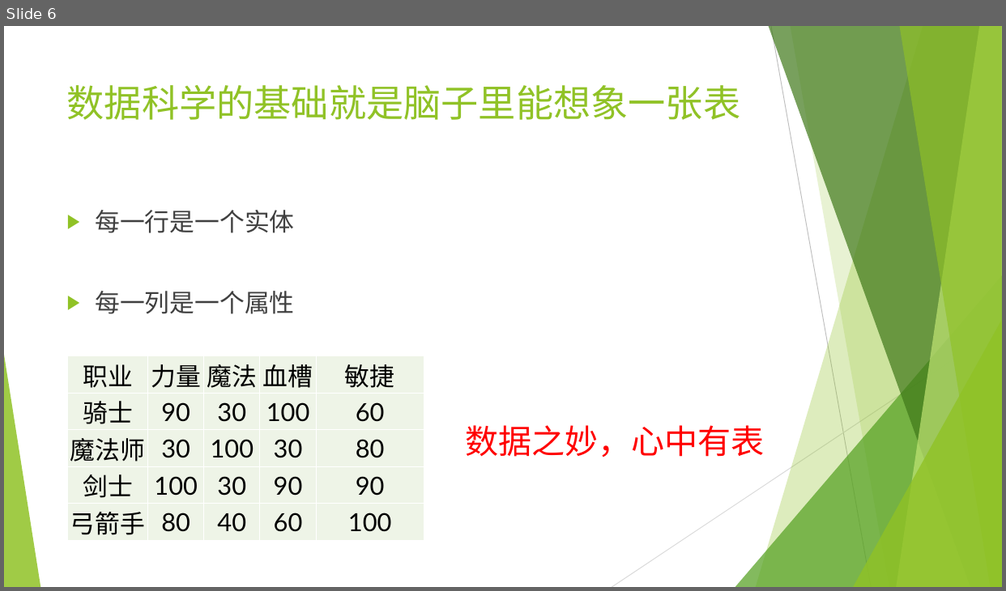
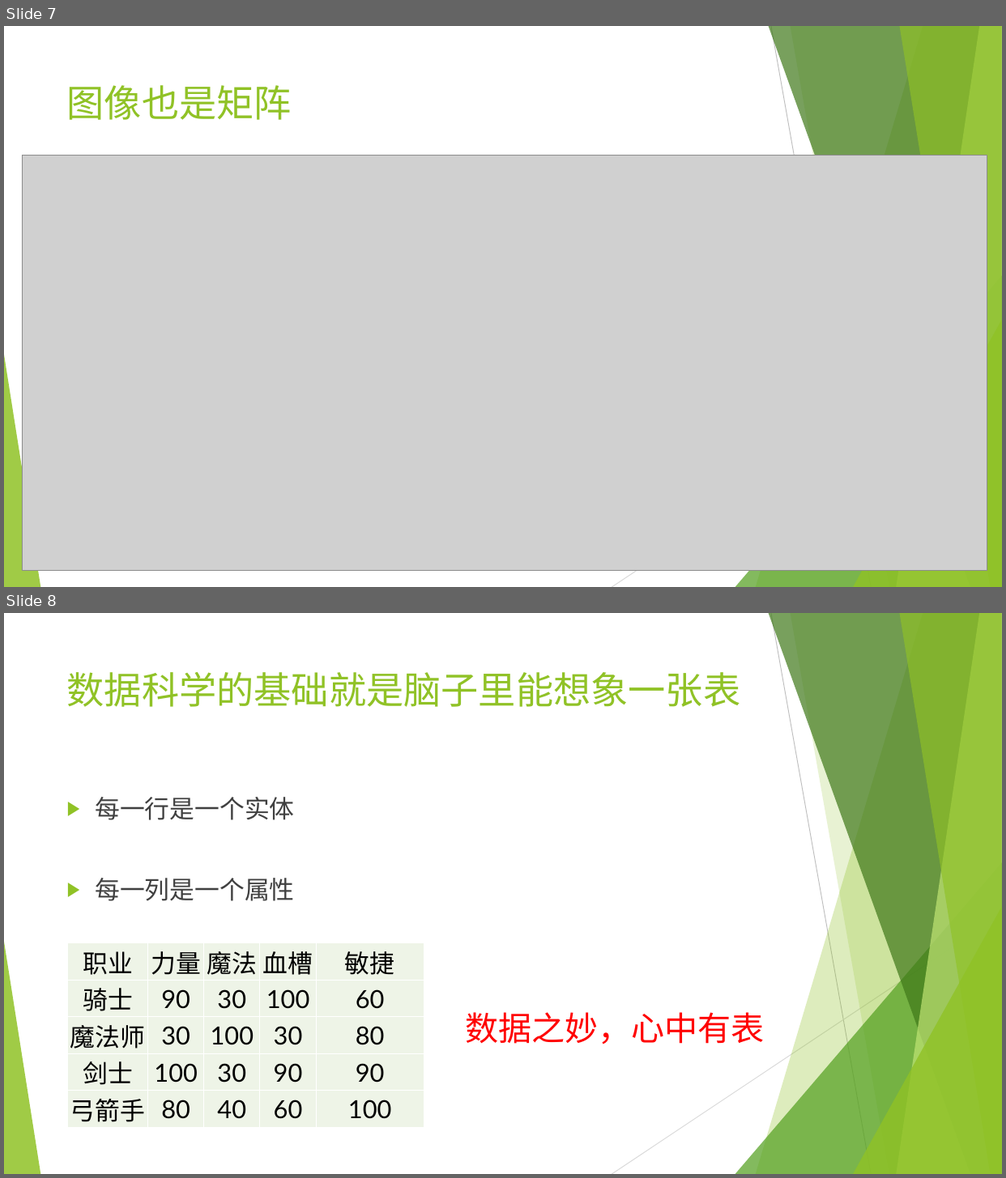
Before and after one commit to wangyi-fudan/BIOL130173, a slide deck: 1_linear_algebra.pptx. Shown one above the other, each under a label of ours: slide 6 before the commit, slides 7 and 8 after it. The pictures are 1006x591 and 1006x1178 pixels, drawn with LibreOffice and Linux fonts; fonts in the diff are those of the drawing; grey boxes stand for pictures. Boxes give left, top, right and bottom in pixels: in the first picture for what was removed or moved away, otherwise in the second. Text is boxed around its words. In the diff, an @@ line names an element or a change of style, - is before the commit and + after.

```diff
--- a/1_linear_algebra.pptx
+++ b/1_linear_algebra.pptx
@@ slide 7 added at [4,26,1002,587], background #FFFFFF; not listed: 10 template elements that a slide beside it also shows @@
@@ title added at [67,85,292,120], 36 pt, text #90C226 @@
+图像也是矩阵
@@ picture added at [23,155,987,570] @@
@@ what was slide 6 is now slide 8 @@
```
Also in this commit, not shown: 2 other slides added.
